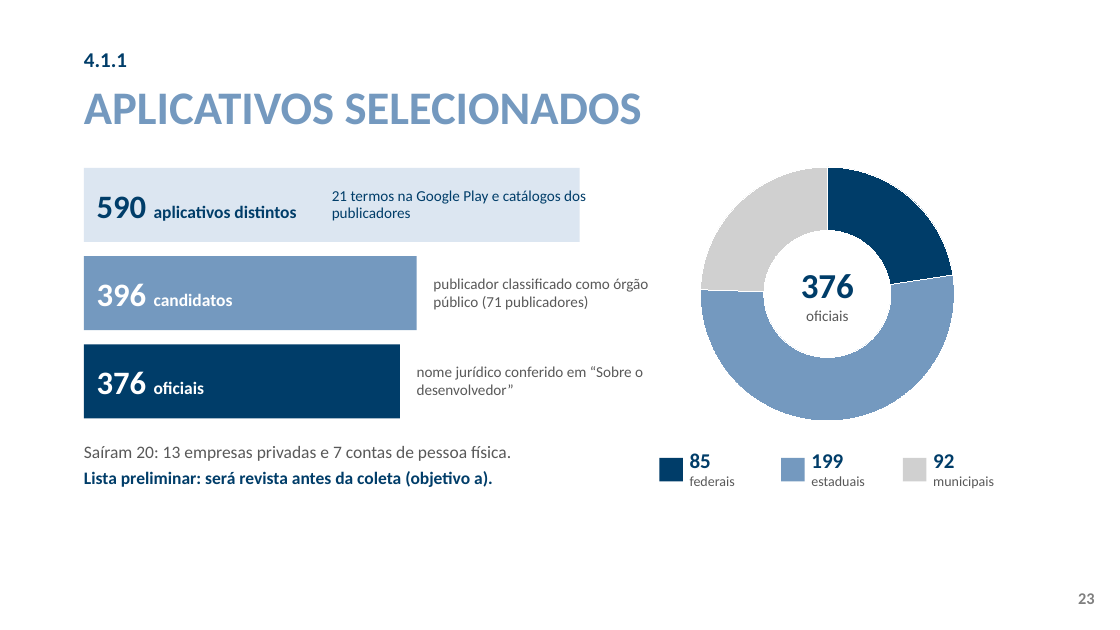
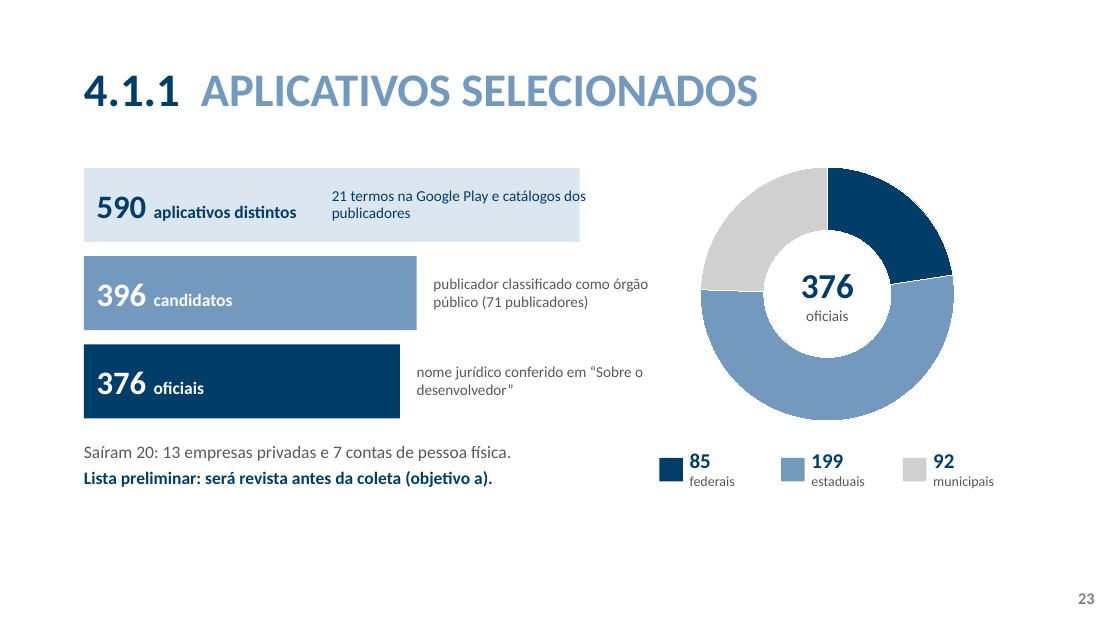
Before and after one commit to ClaudioAMF1/TCC, a slide deck: slide 23 of tcc/apresentacao/apresentacao-defesa-final.pptx. Drawn at 1120x630 pixels with LibreOffice and Linux fonts; fonts in the diff are those of the drawing; background and template pictures are left out. Boxes give left, top, right and bottom in pixels: in the first picture for what was removed or moved away, otherwise in the second. Text is boxed around its words. In the diff, an @@ line names an element or a change of style, - is before the commit and + after.

```diff
--- a/tcc/apresentacao/apresentacao-defesa-final.pptx
+++ b/tcc/apresentacao/apresentacao-defesa-final.pptx
@@ text "4.1.1 APLICATIVOS SELECIONADOS" at [84, 75, 758, 107]: vertical alignment top to middle @@
@@ text at [84, 75, 758, 107]: text changed; size 18 to 40 pt; text colour #003D69 to #7499BF @@
-4.1.1
+4.1.1 APLICATIVOS SELECIONADOS
@@ text removed at [84, 93, 642, 125] @@
-APLICATIVOS SELECIONADOS
```
Also in this commit, not shown: 18 other slides changed, 2 other files.
